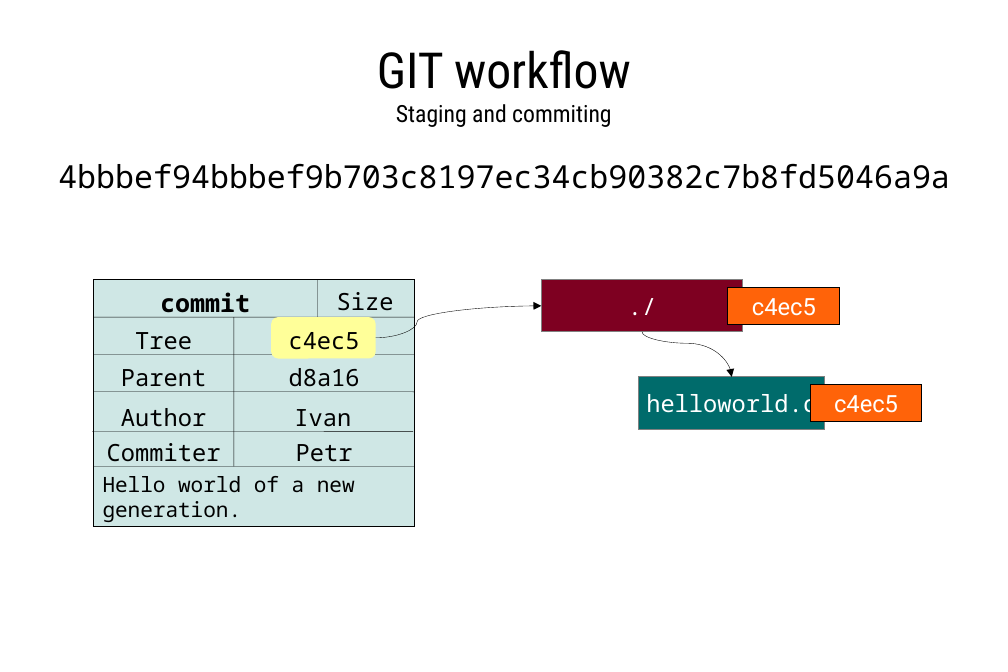
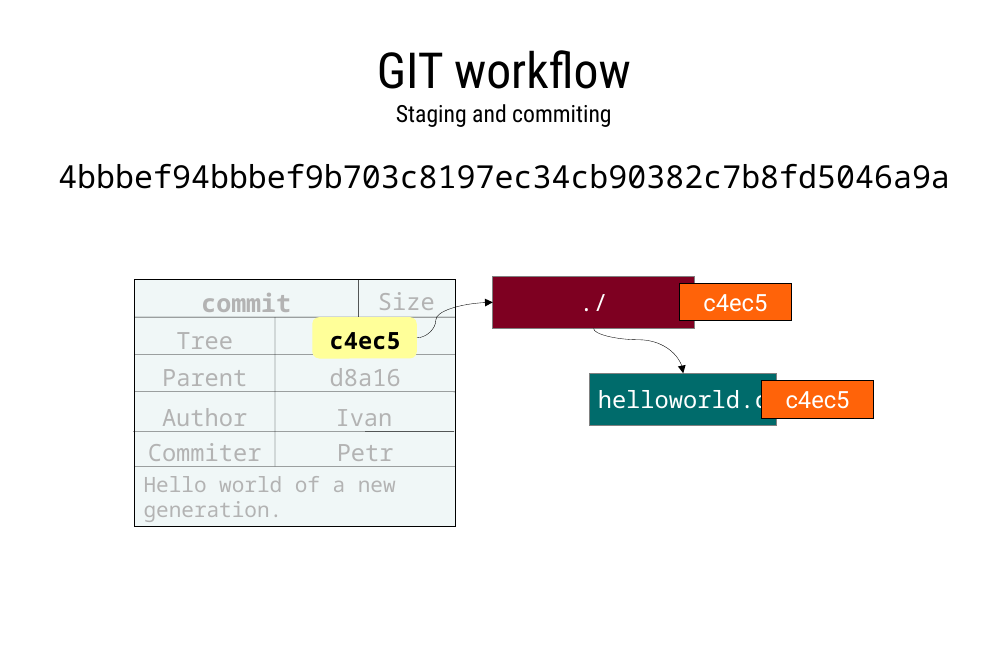
Before and after one commit to 9seconds/WTF-is-GIT-, a slide deck: slide 178 of wtf_is_git.odp. Drawn at 1008x672 pixels with LibreOffice and Linux fonts; fonts in the diff are those of the drawing. Boxes give left, top, right and bottom in pixels: in the first picture for what was removed or moved away, otherwise in the second. Text is boxed around its words. In the diff, an @@ line names an element or a change of style, - is before the commit and + after.

```diff
--- a/wtf_is_git.odp
+++ b/wtf_is_git.odp
@@ 11 texts, 7 lines, 1 rounded rectangle, 1 rectangle: place and size @@
-11 texts, 7 lines, 1 rounded rectangle, 1 rectangle at box(92, 280, 414, 526)
+11 texts, 7 lines, 1 rounded rectangle, 1 rectangle at box(133, 280, 456, 526)
@@ rectangle at box(135, 280, 456, 526): fill #CFE7E5 to #CFE7E5 at 30% opacity @@
@@ text "c4ec5" at box(330, 332, 401, 350): bold on @@
@@ curved arrow moved from (376, 338) - (541, 306) to (417, 338) - (493, 302) @@
@@ 3 rectangles, 1 curved arrow: place and size @@
-3 rectangles, 1 curved arrow at box(541, 280, 922, 421)
+3 rectangles, 1 curved arrow at box(493, 276, 873, 418)
@@ rectangle "helloworld.c": place and size @@
-rectangle "helloworld.c" at box(638, 376, 825, 429)
+rectangle "helloworld.c" at box(590, 374, 777, 426)
@@ text colour #000000 to #B3B3B3 in 10 elements at box(330, 368, 401, 392), box(337, 444, 394, 467), box(201, 293, 291, 318), box(378, 292, 435, 310), box(176, 332, 233, 355), box(162, 369, 247, 392), box(162, 408, 247, 432), box(148, 443, 262, 467), box(144, 476, 396, 522), box(336, 409, 393, 432) @@
```
Also in this commit, not shown: 5 other slides changed, 1 other file.
